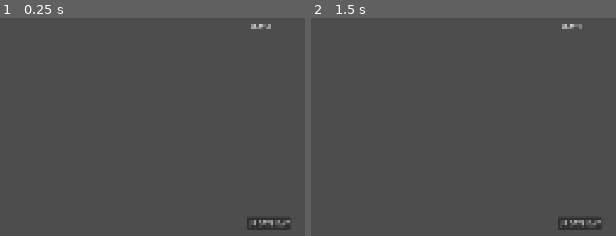
Above: before the commit, frames 1-2 (left to right).
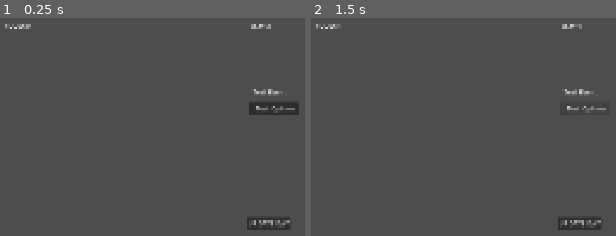
Above: after the commit, the same moments.

Repository: Orangechrisy/gmtk-game-jam-2026
Game: Godot game, scene res://Nope Folder/NopeTestScene.tscn
The game is run twice, just before and just after one commit, with the same random seed, the same clock (stepped at 60 frames per second) and the same inputs. This scene is started directly instead of the project's main scene.
Inputs (mouse positions are in pixels of both pictures, inside the frame that each line leads up to):
- Up to frame 1 (0.25 s): no input
- Up to frame 2 (1.5 s): click "UPDATE DAY" at 0.5 s; click (585, 107) at 1.25 s, where only the run after the commit has a clickable "Test Option"

The runs differ from the first frame. In frame 1, 1.0% of the frame differs, in the area x 1-99%, y 2-45%; in frame 2, 0.4%.

Commit message:
Added event structure - Added MapEvent - Added EventCondition - Added EventOption - Added EventEffect

Diff:
--- /dev/null
+++ b/Events/EventEffects/ee_change_food.gd
@@ -0,0 +1,10 @@
+extends EventEffect
+
+class_name EEChangeFood
+
+# Values
+@export var food_change: int = 0
+
+func do_effect() -> void:
+	print("Doing effect!")
+	GameState.change_food(food_change)
--- /dev/null
+++ b/Events/EventOptions/eo_test_option.tres
@@ -0,0 +1,18 @@
+[gd_resource type="Resource" script_class="EventOption" format=3 uid="uid://dgoh6t7wpr2iu"]
+
+[ext_resource type="Script" uid="uid://5jgxt4qdei0u" path="res://Events/event_condition.gd" id="1_5w586"]
+[ext_resource type="Script" uid="uid://bmlhq4tab5dw0" path="res://Events/event_effect.gd" id="2_ba27t"]
+[ext_resource type="Script" uid="uid://db3u1h61ikpph" path="res://Events/event_option.gd" id="3_807sd"]
+[ext_resource type="Script" uid="uid://bsfdc1pc8iyve" path="res://Events/EventEffects/ee_change_food.gd" id="4_ba27t"]
+
+[sub_resource type="Resource" id="Resource_f1m6l"]
+script = ExtResource("4_ba27t")
+food_change = 1
+metadata/_custom_type_script = "uid://bsfdc1pc8iyve"
+
+[resource]
+script = ExtResource("3_807sd")
+option_name = &"Test Option"
+option_desc = "Test"
+success_effects = Array[ExtResource("2_ba27t")]([SubResource("Resource_f1m6l")])
+metadata/_custom_type_script = "uid://db3u1h61ikpph"
--- /dev/null
+++ b/Events/MapEvents/test_map_event.tres
@@ -0,0 +1,12 @@
+[gd_resource type="Resource" script_class="MapEvent" format=3 uid="uid://bmaufex3guxcl"]
+
+[ext_resource type="Script" uid="uid://db3u1h61ikpph" path="res://Events/event_option.gd" id="1_dqkqt"]
+[ext_resource type="Script" uid="uid://5jgxt4qdei0u" path="res://Events/event_condition.gd" id="1_ycg6t"]
+[ext_resource type="Script" uid="uid://cipcjs28d1y2n" path="res://Events/map_event.gd" id="2_unhim"]
+[ext_resource type="Resource" uid="uid://dgoh6t7wpr2iu" path="res://Events/EventOptions/eo_test_option.tres" id="3_pupgl"]
+
+[resource]
+script = ExtResource("2_unhim")
+event_name = &"Test Event"
+options = Array[ExtResource("1_dqkqt")]([ExtResource("3_pupgl")])
+metadata/_custom_type_script = "uid://cipcjs28d1y2n"
--- /dev/null
+++ b/Events/event_condition.gd
@@ -0,0 +1,4 @@
+@abstract extends Resource
+class_name EventCondition
+
+@abstract func evaluate() -> bool
--- /dev/null
+++ b/Events/event_effect.gd
@@ -0,0 +1,4 @@
+@abstract extends Resource
+class_name EventEffect
+
+@abstract func do_effect() -> void
--- /dev/null
+++ b/Events/event_option.gd
@@ -0,0 +1,45 @@
+extends Resource
+class_name EventOption
+
+# Variables
+@export var option_name: StringName = ""
+@export var option_desc: String = ""
+@export var conditions: Array[EventCondition]
+@export var success_odds: float = 1 # TODO: Add way to alter this?
+
+@export var success_effects: Array[EventEffect]
+@export var failure_effects: Array[EventEffect]
+
+# Helper functions
+func get_option_name() -> StringName:
+	return option_name
+
+func get_option_desc() -> String:
+	return option_desc
+
+# Functionality
+
+func calculate_available() -> bool:
+	for condition in conditions:
+		if not condition.evaluate():
+			return false
+
+	return true
+
+func calculate_success() -> void:
+	if success_odds == 1:
+		do_success_effects()
+
+	else:
+		if randf_range(0, 1) <= success_odds:
+			do_success_effects()
+		else:
+			do_failure_effects()
+
+func do_success_effects() -> void:
+	for effect in success_effects:
+		effect.do_effect()
+
+func do_failure_effects() -> void:
+	for effect in failure_effects:
+		effect.do_effect()
--- /dev/null
+++ b/Events/map_event.gd
@@ -0,0 +1,41 @@
+extends Resource
+class_name MapEvent
+
+# Variables
+@export var event_name: StringName = ""
+@export var portrait: Texture2D
+@export var dialogue: Array[String] # TODO: Replace with something
+@export var one_time: bool = false
+var has_happened: bool = false
+
+@export var conditions: Array[EventCondition]
+@export var options: Array[EventOption]
+
+# Helpers
+func get_event_name() -> StringName:
+	return event_name
+
+func get_event_dialogue() -> Array[String]:
+	return dialogue
+
+func get_options() -> Array[EventOption]:
+	return options
+
+# Functionality
+
+# can_appear: Checks whether event is able to appear
+func can_appear() -> bool:
+	for condition in conditions:
+		if not condition.evaluate():
+			return false
+
+	if one_time and has_happened:
+		return false
+
+	return true
+
+# Controls one-time events
+# TODO: Could be done better?
+func event_fired() -> void:
+	if one_time:
+		has_happened = true
--- a/GameStructure/game_state.gd
+++ b/GameStructure/game_state.gd
@@ -77,5 +77,6 @@
 	food_updated.emit(food)
 
 func change_food(val: int) -> void:
+	print("Changing food!")
 	food += val
 	food_updated.emit(food)
--- a/Nope Folder/NopeTestScene.tscn
+++ b/Nope Folder/NopeTestScene.tscn
@@ -1,9 +1,11 @@
 [gd_scene format=3 uid="uid://dtj8rtr8auwmy"]
 
 [ext_resource type="Script" uid="uid://c7uxuvfqb26cd" path="res://Nope Folder/nope_test_scene.gd" id="1_x0okp"]
+[ext_resource type="Resource" uid="uid://bmaufex3guxcl" path="res://Events/MapEvents/test_map_event.tres" id="2_v88kx"]
 
 [node name="NopeTestScene" type="Node2D" unique_id=90085709]
 script = ExtResource("1_x0okp")
+test_event = ExtResource("2_v88kx")
 
 [node name="DayLabel" type="Label" parent="." unique_id=1139280784]
 offset_left = 604.0
@@ -19,4 +21,26 @@
 offset_bottom = 511.0
 text = "UPDATE DAY"
 
+[node name="FoodLabel" type="Label" parent="." unique_id=959769524]
+offset_left = 10.0
+offset_top = 9.0
+offset_right = 74.0
+offset_bottom = 32.0
+text = "FOOD: 0"
+
+[node name="EventLabel" type="Label" parent="." unique_id=1994179238]
+offset_left = 607.0
+offset_top = 168.0
+offset_right = 709.0
+offset_bottom = 191.0
+text = "EVENT LABEL"
+
+[node name="EventChoiceButton" type="Button" parent="." unique_id=346940824]
+offset_left = 599.0
+offset_top = 204.0
+offset_right = 720.0
+offset_bottom = 235.0
+text = "EVENT CHOICE"
+
 [connection signal="pressed" from="Button" to="." method="_on_button_pressed"]
+[connection signal="pressed" from="EventChoiceButton" to="." method="_on_event_choice_button_pressed"]
--- a/Nope Folder/nope_test_scene.gd
+++ b/Nope Folder/nope_test_scene.gd
@@ -1,9 +1,16 @@
 extends Node2D
 
+@export var test_event: MapEvent
+var test_option: EventOption
 
 # Called when the node enters the scene tree for the first time.
 func _ready() -> void:
 	GameState.connect("day_updated", on_day_updated)
+	GameState.connect("food_updated", on_food_updated)
+
+	$EventLabel.text = test_event.get_event_name()
+	$EventChoiceButton.text = test_event.get_options()[0].get_option_name()
+	test_option = test_event.get_options()[0]
 
 
 # Called every frame. 'delta' is the elapsed time since the previous frame.
@@ -16,3 +23,10 @@
 
 func on_day_updated(new_day: int) -> void:
 	$DayLabel.text = "DAY " + str(new_day)
+
+func on_food_updated(new_food: int) -> void:
+	$FoodLabel.text = "FOOD: " + str(new_food)
+
+
+func _on_event_choice_button_pressed() -> void:
+	test_option.calculate_success()
Not shown, added: Events/EventEffects/ee_change_food.gd.uid
Not shown, added: Events/event_condition.gd.uid
Not shown, added: Events/event_effect.gd.uid
Not shown, added: Events/event_option.gd.uid
Not shown, added: Events/map_event.gd.uid
